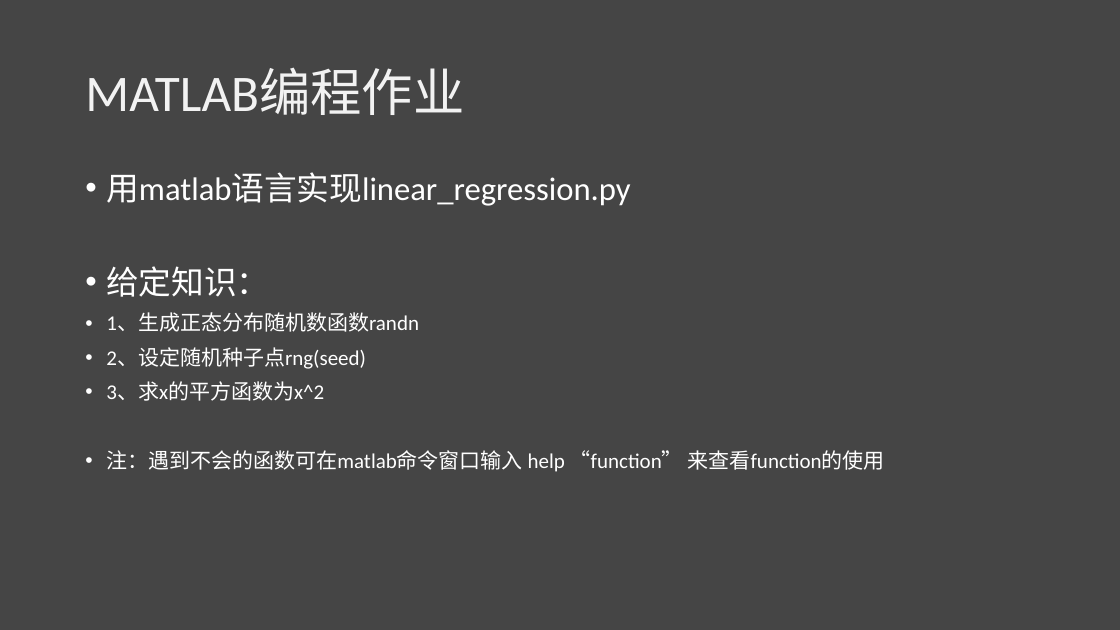
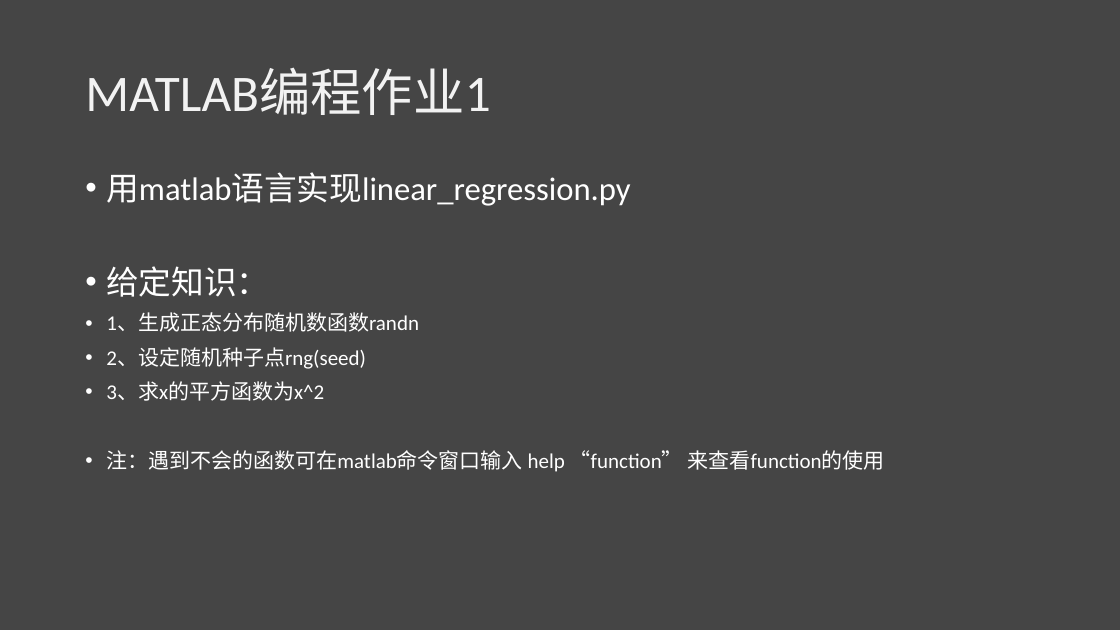
Before and after one commit to lichao312214129/lc_rsfmri_tools_python, a slide deck: slide 53 of The_first_ml_training/第一届机器学习实战班.pptx. Drawn at 1120x630 pixels with LibreOffice and Linux fonts; fonts in the diff are those of the drawing. Boxes give left, top, right and bottom in pixels: in the first picture for what was removed or moved away, otherwise in the second. Text is boxed around its words. In the diff, an @@ line names an element or a change of style, - is before the commit and + after.

```diff
--- a/The_first_ml_training/第一届机器学习实战班.pptx
+++ b/The_first_ml_training/第一届机器学习实战班.pptx
@@ title at [85, 68, 490, 115]: text changed @@
-MATLAB编程作业
+MATLAB编程作业1
```
Also in this commit, not shown: 1 other slide changed, 3 other files.
